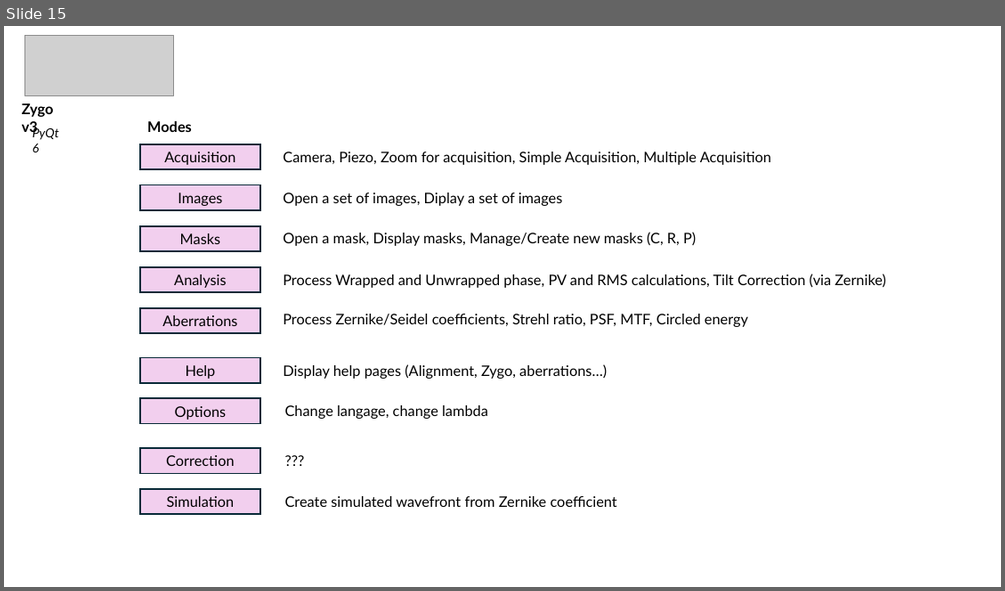
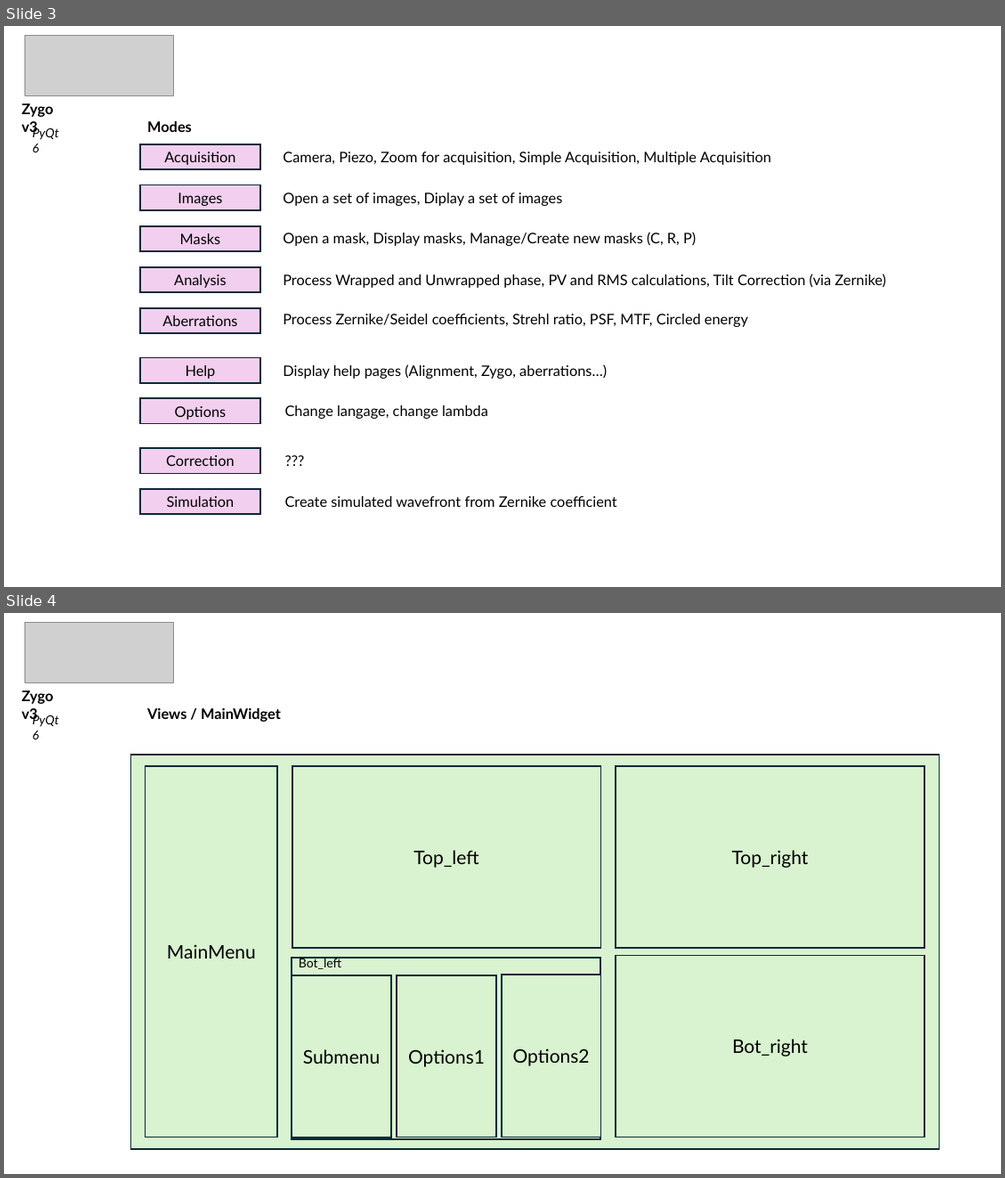
Before and after one commit to IOGS-LEnsE-ressources/camera-gui, a slide deck: applis/Zygo-labwork_v3/docs/Zygo_Appli.pptx. Shown one above the other, each under a label of ours: slide 15 before the commit, slides 3 and 4 after it. The pictures are 1005x591 and 1005x1178 pixels, drawn with LibreOffice and Linux fonts; fonts in the diff are those of the drawing; grey boxes stand for pictures. Boxes give left, top, right and bottom in pixels: in the first picture for what was removed or moved away, otherwise in the second. Text is boxed around its words. In the diff, an @@ line names an element or a change of style, - is before the commit and + after.

Commit message:
Update Zygo Gui v3 / Adding submenu view

```diff
--- a/applis/Zygo-labwork_v3/docs/Zygo_Appli.pptx
+++ b/applis/Zygo-labwork_v3/docs/Zygo_Appli.pptx
@@ slide 4 added at bbox=[4, 613, 1001, 1174], background #FFFFFF @@
@@ picture added at bbox=[25, 622, 173, 682] @@
@@ text added at bbox=[22, 690, 54, 722], 14 pt, text #000000, bold @@
+Zygo v3
@@ text added at bbox=[25, 709, 73, 731], 12 pt, text #000000, italic @@
+PyQt6
@@ text added at bbox=[147, 708, 281, 722], 14 pt, text #000000, bold @@
+Views / MainWidget
@@ rectangle added at bbox=[131, 755, 939, 1149], fill #D9F2D0, outline #092A39 1.5 pt @@
@@ rectangle added at bbox=[146, 765, 278, 1136], fill #D9F2D0, outline #092A39 1.5 pt, 18 pt, text #000000 @@
+MainMenu
@@ rectangle added at bbox=[291, 765, 600, 948], fill #D9F2D0, outline #092A39 1.5 pt, 18 pt, text #000000 @@
+Top_left
@@ rectangle added at bbox=[615, 765, 924, 948], fill #D9F2D0, outline #092A39 1.5 pt, 18 pt, text #000000 @@
+Top_right
@@ rectangle added at bbox=[291, 957, 600, 1139], fill #D9F2D0, outline #092A39 1.5 pt @@
@@ text added at bbox=[299, 957, 341, 969], 12 pt, text #000000 @@
+Bot_left
@@ rectangle added at bbox=[615, 956, 924, 1137], fill #D9F2D0, outline #092A39 1.5 pt, 18 pt, text #000000 @@
+Bot_right
@@ rectangle added at bbox=[291, 975, 391, 1137], fill #D9F2D0, outline #092A39 1.5 pt, 18 pt, text #000000 @@
+Submenu
@@ rectangle added at bbox=[396, 975, 496, 1136], fill #D9F2D0, outline #092A39 1.5 pt, 18 pt, text #000000 @@
+Options1
@@ rectangle added at bbox=[502, 975, 600, 1137], fill #D9F2D0, outline #092A39 1.5 pt, 18 pt, text #000000 @@
+Options2
@@ what was slide 15 is now slide 3 @@
```
Also in this commit, not shown: 2 slides changed, 1 slide removed, 5 other files.
